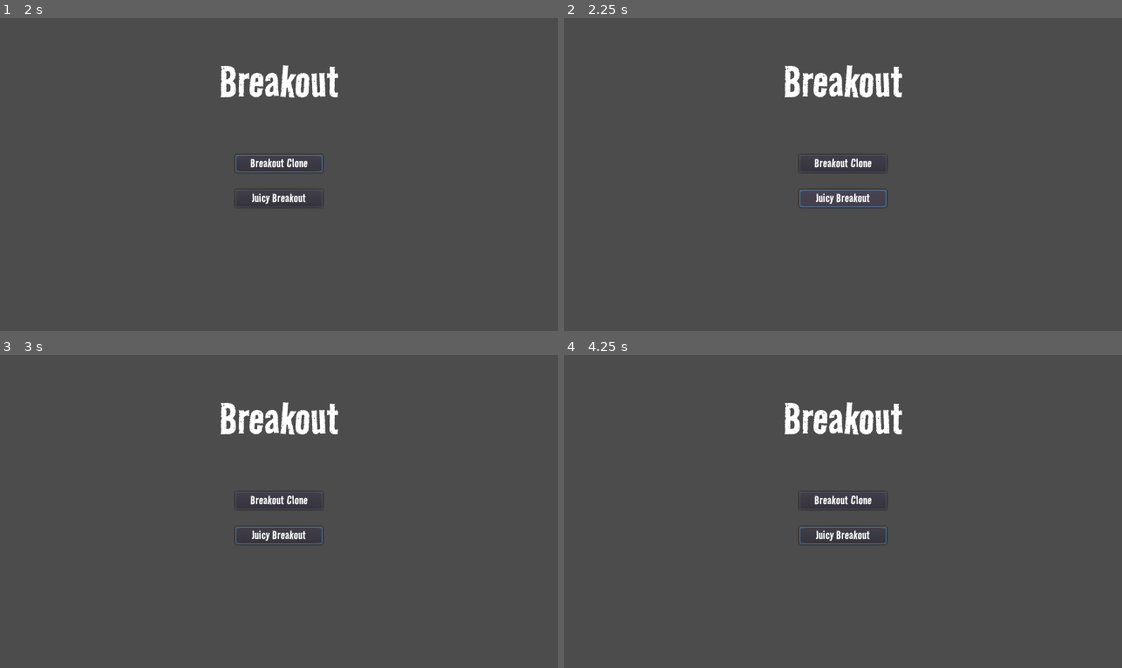
Above: before the commit, frames 1-4 (two rows, left to right).
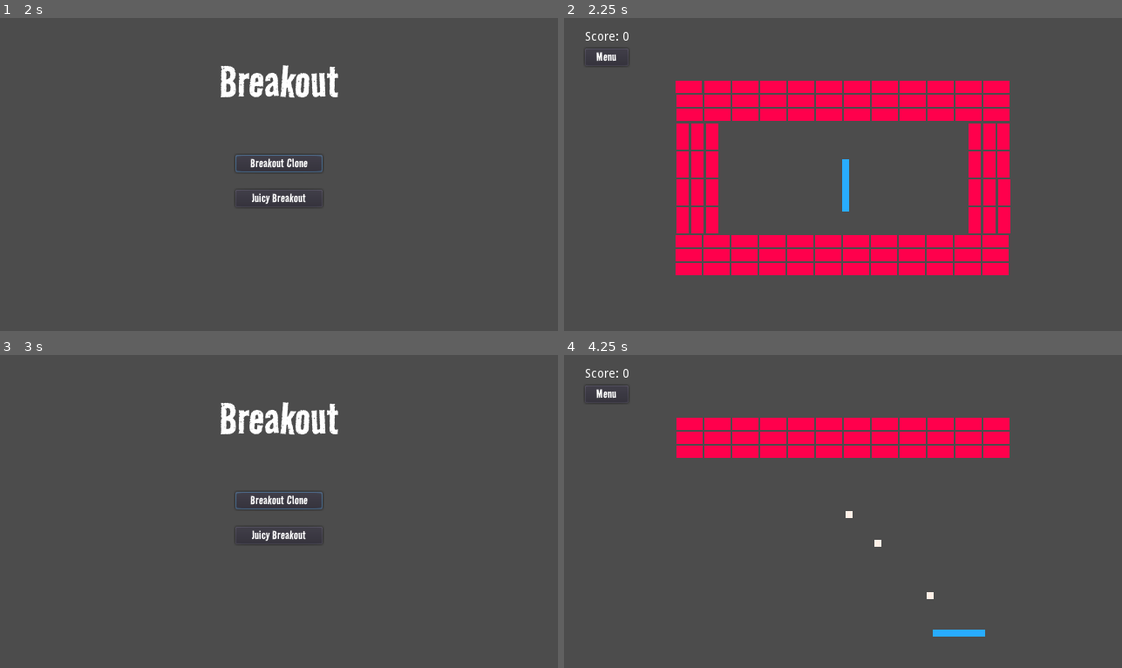
Above: after the commit, the same moments.

Repository: jkao1017/BreakoutGodot
Game: Godot game, scene res://Scenes/TitleScreen.tscn
The game is run twice, just before and just after one commit, with the same random seed, the same clock (stepped at 60 frames per second) and the same inputs.
Inputs (mouse positions are in pixels of both pictures, inside the frame that each line leads up to):
- Up to frame 1 (2 s): click "Breakout Clone" at 0.5 s; click "Menu" at 1.25 s
- Up to frame 2 (2.25 s): click "Juicy Breakout" at 2 s
- Up to frame 3 (3 s): click (44, 395) at 2.75 s, where only the run after the commit has a clickable "Menu"
- Up to frame 4 (4.25 s): tap Enter (ui_accept) at 3.5, 3.6, 3.77, 4.07 s; hold Right (ui_right) from 3.53 s (still down)

Frame 1 is identical in both runs. In frame 2, 19% of the frame differs, in the area x 3-80%, y 4-83%; in frame 3, 0.2%; in frame 4, 8.2%.

Commit message:
Add files via upload

Diff:
--- a/Buttons/JuicyButton.tscn
+++ b/Buttons/JuicyButton.tscn
@@ -7,6 +7,7 @@
 margin_top = 60.0
 margin_right = 310.0
 margin_bottom = 80.0
+scene_to_load = "Scenes/variant.tscn"
 
 [node name="Label" parent="." index="0"]
 text = "Juicy Breakout
--- /dev/null
+++ b/Scenes/Paddlevariant.gd
@@ -0,0 +1,43 @@
+extends KinematicBody2D
+
+
+# Declare member variables here. Examples:
+# var a = 2
+# var b = "text"
+const ball_scene = preload("res://Mini Scenes/Ball.tscn")
+
+export var speed = 200
+var velocity = Vector2(0,0)
+
+# Called when the node enters the scene tree for the first time.
+func _ready():
+	#set_fixed_process(true)
+	pass
+
+func _process(delta):
+	#press enter to spawn another ball
+	if Input.is_action_just_pressed("ui_accept"):
+		var ball = ball_scene.instance()
+		ball.position = position-Vector2(0,16)
+		get_tree().get_root().add_child(ball)
+	if Input.is_action_pressed("ui_up"):
+		velocity.y = -speed
+
+
+	elif Input.is_action_pressed("ui_down"):
+		velocity.y = speed
+	else:
+		velocity.y = 0
+
+	move_and_slide(velocity,Vector2(0,0))
+	for index in get_slide_count():
+		var collision = get_slide_collision(index)
+		if collision.collider.is_in_group("walls"):
+			velocity.y = 0
+
+
+
+
+# Called every frame. 'delta' is the elapsed time since the previous frame.
+#func _process(delta):
+#	pass
--- /dev/null
+++ b/Scenes/variant.tscn
@@ -0,0 +1,372 @@
+[gd_scene load_steps=8 format=2]
+
+[ext_resource path="res://Sprites/paddle.png" type="Texture" id=1]
+[ext_resource path="res://Scenes/variantworld.gd" type="Script" id=2]
+[ext_resource path="res://Scenes/Paddlevariant.gd" type="Script" id=3]
+[ext_resource path="res://Buttons/MenuButton.tscn" type="PackedScene" id=4]
+[ext_resource path="res://Mini Scenes/Bricks.tscn" type="PackedScene" id=5]
+[ext_resource path="res://Music/A Journey Awaits.ogg" type="AudioStream" id=6]
+
+[sub_resource type="RectangleShape2D" id=3]
+extents = Vector2( 30, 4 )
+
+[node name="World" type="Node2D"]
+script = ExtResource( 2 )
+
+[node name="Paddle" type="KinematicBody2D" parent="."]
+position = Vector2( 323, 193 )
+rotation = 1.5708
+script = ExtResource( 3 )
+
+[node name="Sprite" type="Sprite" parent="Paddle"]
+scale = Vector2( 1.5, 2 )
+texture = ExtResource( 1 )
+__meta__ = {
+"_edit_lock_": true
+}
+
+[node name="CollisionShape2D" type="CollisionShape2D" parent="Paddle"]
+shape = SubResource( 3 )
+
+[node name="Position2D" type="Position2D" parent="Paddle"]
+position = Vector2( 0, 32 )
+
+[node name="Walls" type="StaticBody2D" parent="." groups=["walls"]]
+
+[node name="CollisionPolygon2D" type="CollisionPolygon2D" parent="Walls"]
+polygon = PoolVector2Array( 0, 384, -32, 384, -32, -24, 672, -24, 672, 384, -1, 383, 0, 359, 642, 357, 640, 0, 0, 0 )
+
+[node name="Bricks" type="Node2D" parent="."]
+
+[node name="Bricks" parent="Bricks" instance=ExtResource( 5 )]
+position = Vector2( 240, 80 )
+
+[node name="Bricks16" parent="Bricks" instance=ExtResource( 5 )]
+position = Vector2( 304, 96 )
+
+[node name="Bricks17" parent="Bricks" instance=ExtResource( 5 )]
+position = Vector2( 336, 96 )
+
+[node name="Bricks18" parent="Bricks" instance=ExtResource( 5 )]
+position = Vector2( 368, 96 )
+
+[node name="Bricks19" parent="Bricks" instance=ExtResource( 5 )]
+position = Vector2( 400, 96 )
+
+[node name="Bricks20" parent="Bricks" instance=ExtResource( 5 )]
+position = Vector2( 432, 96 )
+
+[node name="Bricks21" parent="Bricks" instance=ExtResource( 5 )]
+position = Vector2( 464, 80 )
+
+[node name="Bricks22" parent="Bricks" instance=ExtResource( 5 )]
+position = Vector2( 464, 96 )
+
+[node name="Bricks23" parent="Bricks" instance=ExtResource( 5 )]
+position = Vector2( 496, 80 )
+
+[node name="Bricks24" parent="Bricks" instance=ExtResource( 5 )]
+position = Vector2( 496, 96 )
+
+[node name="Bricks25" parent="Bricks" instance=ExtResource( 5 )]
+position = Vector2( 144, 112 )
+
+[node name="Bricks61" parent="Bricks" instance=ExtResource( 5 )]
+position = Vector2( 143, 257 )
+
+[node name="Bricks62" parent="Bricks" instance=ExtResource( 5 )]
+position = Vector2( 175, 257 )
+
+[node name="Bricks63" parent="Bricks" instance=ExtResource( 5 )]
+position = Vector2( 207, 257 )
+
+[node name="Bricks64" parent="Bricks" instance=ExtResource( 5 )]
+position = Vector2( 143, 273 )
+
+[node name="Bricks65" parent="Bricks" instance=ExtResource( 5 )]
+position = Vector2( 143, 289 )
+
+[node name="Bricks66" parent="Bricks" instance=ExtResource( 5 )]
+position = Vector2( 175, 273 )
+
+[node name="Bricks67" parent="Bricks" instance=ExtResource( 5 )]
+position = Vector2( 175, 289 )
+
+[node name="Bricks68" parent="Bricks" instance=ExtResource( 5 )]
+position = Vector2( 207, 289 )
+
+[node name="Bricks69" parent="Bricks" instance=ExtResource( 5 )]
+position = Vector2( 207, 273 )
+
+[node name="Bricks70" parent="Bricks" instance=ExtResource( 5 )]
+position = Vector2( 239, 273 )
+
+[node name="Bricks71" parent="Bricks" instance=ExtResource( 5 )]
+position = Vector2( 239, 289 )
+
+[node name="Bricks72" parent="Bricks" instance=ExtResource( 5 )]
+position = Vector2( 271, 289 )
+
+[node name="Bricks73" parent="Bricks" instance=ExtResource( 5 )]
+position = Vector2( 303, 289 )
+
+[node name="Bricks74" parent="Bricks" instance=ExtResource( 5 )]
+position = Vector2( 239, 257 )
+
+[node name="Bricks75" parent="Bricks" instance=ExtResource( 5 )]
+position = Vector2( 271, 257 )
+
+[node name="Bricks76" parent="Bricks" instance=ExtResource( 5 )]
+position = Vector2( 303, 257 )
+
+[node name="Bricks77" parent="Bricks" instance=ExtResource( 5 )]
+position = Vector2( 335, 257 )
+
+[node name="Bricks78" parent="Bricks" instance=ExtResource( 5 )]
+position = Vector2( 271, 273 )
+
+[node name="Bricks79" parent="Bricks" instance=ExtResource( 5 )]
+position = Vector2( 303, 273 )
+
+[node name="Bricks80" parent="Bricks" instance=ExtResource( 5 )]
+position = Vector2( 335, 273 )
+
+[node name="Bricks81" parent="Bricks" instance=ExtResource( 5 )]
+position = Vector2( 367, 257 )
+
+[node name="Bricks82" parent="Bricks" instance=ExtResource( 5 )]
+position = Vector2( 399, 257 )
+
+[node name="Bricks83" parent="Bricks" instance=ExtResource( 5 )]
+position = Vector2( 431, 257 )
+
+[node name="Bricks84" parent="Bricks" instance=ExtResource( 5 )]
+position = Vector2( 463, 257 )
+
+[node name="Bricks85" parent="Bricks" instance=ExtResource( 5 )]
+position = Vector2( 495, 257 )
+
+[node name="Bricks86" parent="Bricks" instance=ExtResource( 5 )]
+position = Vector2( 335, 289 )
+
+[node name="Bricks87" parent="Bricks" instance=ExtResource( 5 )]
+position = Vector2( 367, 289 )
+
+[node name="Bricks88" parent="Bricks" instance=ExtResource( 5 )]
+position = Vector2( 399, 289 )
+
+[node name="Bricks89" parent="Bricks" instance=ExtResource( 5 )]
+position = Vector2( 431, 289 )
+
+[node name="Bricks90" parent="Bricks" instance=ExtResource( 5 )]
+position = Vector2( 367, 273 )
+
+[node name="Bricks91" parent="Bricks" instance=ExtResource( 5 )]
+position = Vector2( 399, 273 )
+
+[node name="Bricks92" parent="Bricks" instance=ExtResource( 5 )]
+position = Vector2( 431, 273 )
+
+[node name="Bricks93" parent="Bricks" instance=ExtResource( 5 )]
+position = Vector2( 463, 273 )
+
+[node name="Bricks94" parent="Bricks" instance=ExtResource( 5 )]
+position = Vector2( 495, 273 )
+
+[node name="Bricks95" parent="Bricks" instance=ExtResource( 5 )]
+position = Vector2( 463, 289 )
+
+[node name="Bricks96" parent="Bricks" instance=ExtResource( 5 )]
+position = Vector2( 495, 289 )
+
+[node name="Bricks26" parent="Bricks" instance=ExtResource( 5 )]
+position = Vector2( 176, 112 )
+
+[node name="Bricks27" parent="Bricks" instance=ExtResource( 5 )]
+position = Vector2( 208, 112 )
+
+[node name="Bricks28" parent="Bricks" instance=ExtResource( 5 )]
+position = Vector2( 240, 112 )
+
+[node name="Bricks29" parent="Bricks" instance=ExtResource( 5 )]
+position = Vector2( 272, 112 )
+
+[node name="Bricks30" parent="Bricks" instance=ExtResource( 5 )]
+position = Vector2( 304, 112 )
+
+[node name="Bricks31" parent="Bricks" instance=ExtResource( 5 )]
+position = Vector2( 336, 112 )
+
+[node name="Bricks32" parent="Bricks" instance=ExtResource( 5 )]
+position = Vector2( 368, 112 )
+
+[node name="Bricks33" parent="Bricks" instance=ExtResource( 5 )]
+position = Vector2( 400, 112 )
+
+[node name="Bricks34" parent="Bricks" instance=ExtResource( 5 )]
+position = Vector2( 432, 112 )
+
+[node name="Bricks35" parent="Bricks" instance=ExtResource( 5 )]
+position = Vector2( 464, 112 )
+
+[node name="Bricks36" parent="Bricks" instance=ExtResource( 5 )]
+position = Vector2( 496, 112 )
+
+[node name="Bricks15" parent="Bricks" instance=ExtResource( 5 )]
+position = Vector2( 272, 96 )
+
+[node name="Bricks4" parent="Bricks" instance=ExtResource( 5 )]
+position = Vector2( 272, 80 )
+
+[node name="Bricks5" parent="Bricks" instance=ExtResource( 5 )]
+position = Vector2( 304, 80 )
+
+[node name="Bricks6" parent="Bricks" instance=ExtResource( 5 )]
+position = Vector2( 336, 80 )
+
+[node name="Bricks7" parent="Bricks" instance=ExtResource( 5 )]
+position = Vector2( 136, 233 )
+rotation = 1.5708
+
+[node name="Bricks37" parent="Bricks" instance=ExtResource( 5 )]
+position = Vector2( 488, 201 )
+rotation = 1.5708
+
+[node name="Bricks56" parent="Bricks" instance=ExtResource( 5 )]
+position = Vector2( 505, 201 )
+rotation = 1.5708
+
+[node name="Bricks57" parent="Bricks" instance=ExtResource( 5 )]
+position = Vector2( 505, 233 )
+rotation = 1.5708
+
+[node name="Bricks58" parent="Bricks" instance=ExtResource( 5 )]
+position = Vector2( 488, 233 )
+rotation = 1.5708
+
+[node name="Bricks59" parent="Bricks" instance=ExtResource( 5 )]
+position = Vector2( 471, 233 )
+rotation = 1.5708
+
+[node name="Bricks38" parent="Bricks" instance=ExtResource( 5 )]
+position = Vector2( 488, 169 )
+rotation = 1.5708
+
+[node name="Bricks39" parent="Bricks" instance=ExtResource( 5 )]
+position = Vector2( 153, 233 )
+rotation = 1.5708
+
+[node name="Bricks40" parent="Bricks" instance=ExtResource( 5 )]
+position = Vector2( 471, 201 )
+rotation = 1.5708
+
+[node name="Bricks41" parent="Bricks" instance=ExtResource( 5 )]
+position = Vector2( 471, 137 )
+rotation = 1.5708
+
+[node name="Bricks42" parent="Bricks" instance=ExtResource( 5 )]
+position = Vector2( 504, 169 )
+rotation = 1.5708
+
+[node name="Bricks43" parent="Bricks" instance=ExtResource( 5 )]
+position = Vector2( 170, 233 )
+rotation = 1.5708
+
+[node name="Bricks44" parent="Bricks" instance=ExtResource( 5 )]
+position = Vector2( 136, 201 )
+rotation = 1.5708
+
+[node name="Bricks45" parent="Bricks" instance=ExtResource( 5 )]
+position = Vector2( 153, 201 )
+rotation = 1.5708
+
+[node name="Bricks46" parent="Bricks" instance=ExtResource( 5 )]
+position = Vector2( 170, 201 )
+rotation = 1.5708
+
+[node name="Bricks47" parent="Bricks" instance=ExtResource( 5 )]
+position = Vector2( 170, 169 )
+rotation = 1.5708
+
+[node name="Bricks48" parent="Bricks" instance=ExtResource( 5 )]
+position = Vector2( 153, 169 )
+rotation = 1.5708
+
+[node name="Bricks49" parent="Bricks" instance=ExtResource( 5 )]
+position = Vector2( 136, 169 )
+rotation = 1.5708
+
+[node name="Bricks50" parent="Bricks" instance=ExtResource( 5 )]
+position = Vector2( 136, 137 )
+rotation = 1.5708
+
+[node name="Bricks51" parent="Bricks" instance=ExtResource( 5 )]
+position = Vector2( 153, 137 )
+rotation = 1.5708
+
+[node name="Bricks52" parent="Bricks" instance=ExtResource( 5 )]
+position = Vector2( 504, 137 )
+rotation = 1.5708
+
+[node name="Bricks53" parent="Bricks" instance=ExtResource( 5 )]
+position = Vector2( 488, 137 )
+rotation = 1.5708
+
+[node name="Bricks54" parent="Bricks" instance=ExtResource( 5 )]
+position = Vector2( 170, 137 )
+rotation = 1.5708
+
+[node name="Bricks55" parent="Bricks" instance=ExtResource( 5 )]
+position = Vector2( 471, 169 )
+rotation = 1.5708
+
+[node name="Bricks8" parent="Bricks" instance=ExtResource( 5 )]
+position = Vector2( 144, 96 )
+
+[node name="Bricks60" parent="Bricks" instance=ExtResource( 5 )]
+position = Vector2( 143, 80 )
+
+[node name="Bricks9" parent="Bricks" instance=ExtResource( 5 )]
+position = Vector2( 176, 96 )
+
+[node name="Bricks10" parent="Bricks" instance=ExtResource( 5 )]
+position = Vector2( 208, 96 )
+
+[node name="Bricks11" parent="Bricks" instance=ExtResource( 5 )]
+position = Vector2( 240, 96 )
+
+[node name="Bricks12" parent="Bricks" instance=ExtResource( 5 )]
+position = Vector2( 368, 80 )
+
+[node name="Bricks13" parent="Bricks" instance=ExtResource( 5 )]
+position = Vector2( 400, 80 )
+
+[node name="Bricks14" parent="Bricks" instance=ExtResource( 5 )]
+position = Vector2( 432, 80 )
+
+[node name="Bricks2" parent="Bricks" instance=ExtResource( 5 )]
+position = Vector2( 208, 80 )
+
+[node name="Bricks3" parent="Bricks" instance=ExtResource( 5 )]
+position = Vector2( 176, 80 )
+
+[node name="score" type="Label" parent="."]
+margin_left = 24.0
+margin_top = 16.0
+margin_right = 64.0
+margin_bottom = 30.0
+text = "Score: 0"
+__meta__ = {
+"_edit_use_anchors_": false
+}
+
+[node name="MenuButton" parent="." instance=ExtResource( 4 )]
+margin_left = 24.0
+margin_top = 36.0
+margin_right = 74.0
+margin_bottom = 56.0
+
+[node name="Level Music" type="AudioStreamPlayer2D" parent="."]
+stream = ExtResource( 6 )
+volume_db = -8.0
+autoplay = true
--- /dev/null
+++ b/Scenes/variantworld.gd
@@ -0,0 +1,19 @@
+extends Node2D
+
+
+# Declare member variables here. Examples:
+# var a = 2
+# var b = "text"
+var score = 0 setget set_score
+
+
+func _ready():
+
+	$MenuButton.connect("pressed", self, "_on_Button_pressed", [$MenuButton.scene_to_load])
+
+func _on_Button_pressed(scene_to_load):
+	get_tree().change_scene(scene_to_load)
+
+func set_score(value):
+	score = value
+	get_node("score").set_text("Score: " + str(score))
